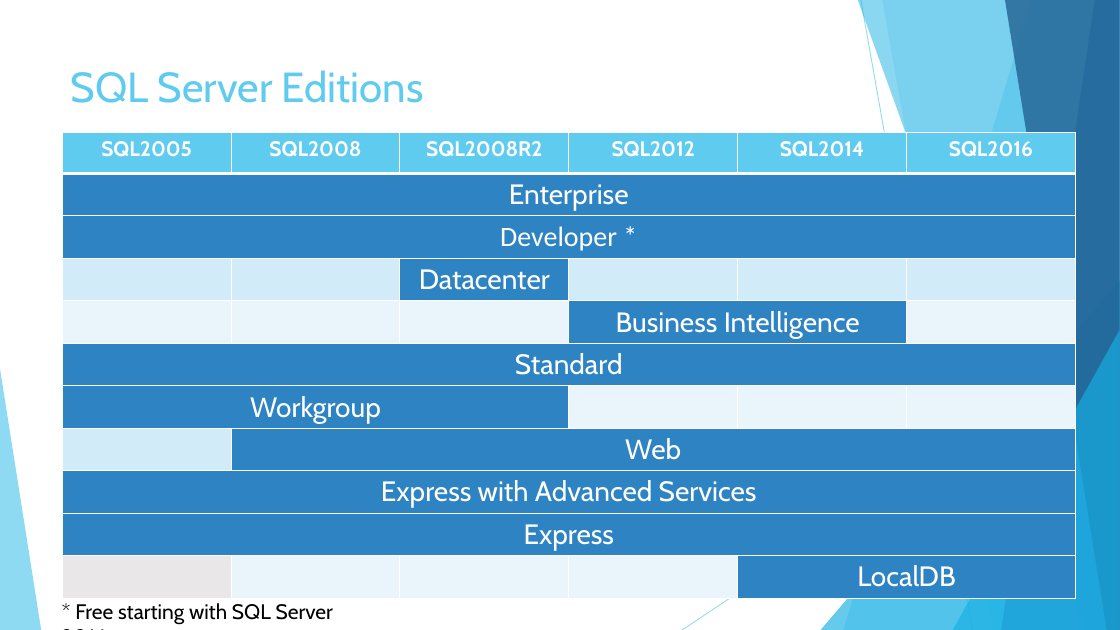
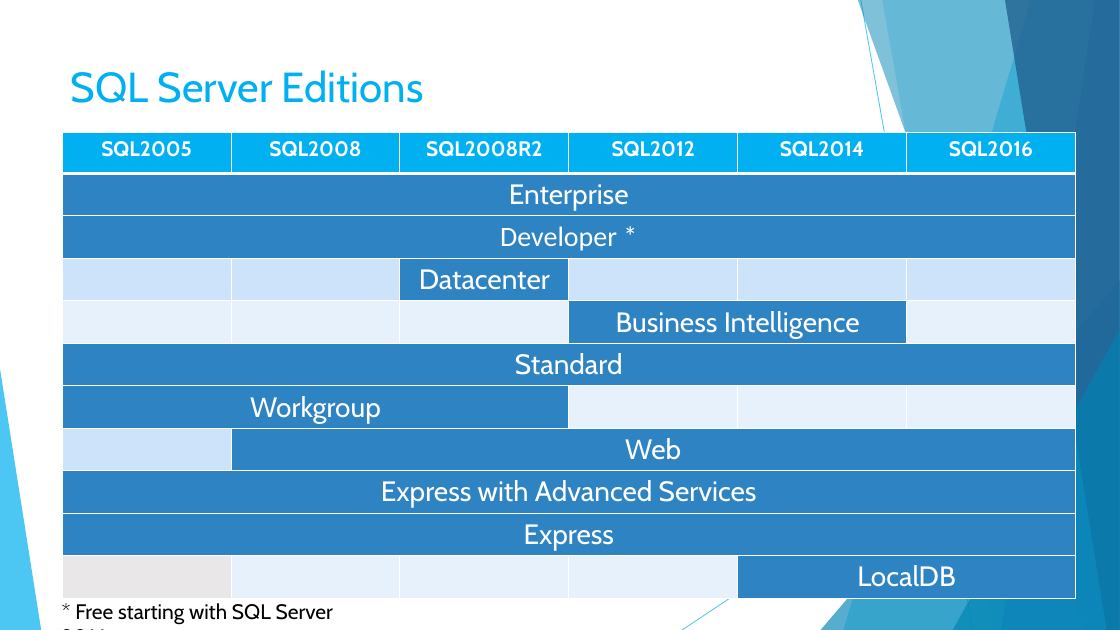
Before and after one commit to sqltran/SevenAwesomeSQLFeatures, a slide deck: slide 2 of AwesomeFreeSQLServerFeatures.pptx. Drawn at 1120x630 pixels with LibreOffice and Linux fonts; fonts in the diff are those of the drawing. Boxes give left, top, right and bottom in pixels: in the first picture for what was removed or moved away, otherwise in the second. Text is boxed around its words. In the diff, an @@ line names an element or a change of style, - is before the commit and + after.

Commit message:
Tweak colors on slide deck.

```diff
--- a/AwesomeFreeSQLServerFeatures.pptx
+++ b/AwesomeFreeSQLServerFeatures.pptx
@@ freeform shape at [844,0,1120,630]: fill #5FCBEF at 36% opacity to #00B0F0 at 36% opacity @@
@@ freeform shape at [858,0,1120,630]: fill #17B0E4 at 50% opacity to #0084B4 at 50% opacity @@
@@ line (861, 0) - (973, 630): stroke #5FCBEF 0.75 pt to #00B0F0 0.75 pt @@
@@ freeform shape at [882,0,1120,630]: fill #5FCBEF at 20% opacity to #00B0F0 at 20% opacity @@
@@ title "SQL Server Editions" at [71,70,424,103]: text colour #5FCBEF to #00B0F0 @@
@@ table at [62,132,1075,593] @@
@@ fill #5FCBEF to #00B0F0 in row 1 @@
@@ fill #D2ECF9 to #CCE4F9 in 6 cells @@
@@ fill #EAF6FC to #E7F2FC in 10 cells @@
@@ triangle at [821,280,1120,630]: fill #17B0E4 at 66% opacity to #0084B4 at 66% opacity @@
@@ line (1120, 339) - (682, 630): stroke #5FCBEF 0.75 pt to #00B0F0 0.75 pt @@
@@ triangle at [953,330,1120,630]: fill #17B0E4 at 66% opacity to #0084B4 at 66% opacity @@
@@ triangle at [0,369,41,630]: fill #5FCBEF at 70% opacity to #00B0F0 at 70% opacity @@
```
Also in this commit, not shown: 37 other slides changed.
